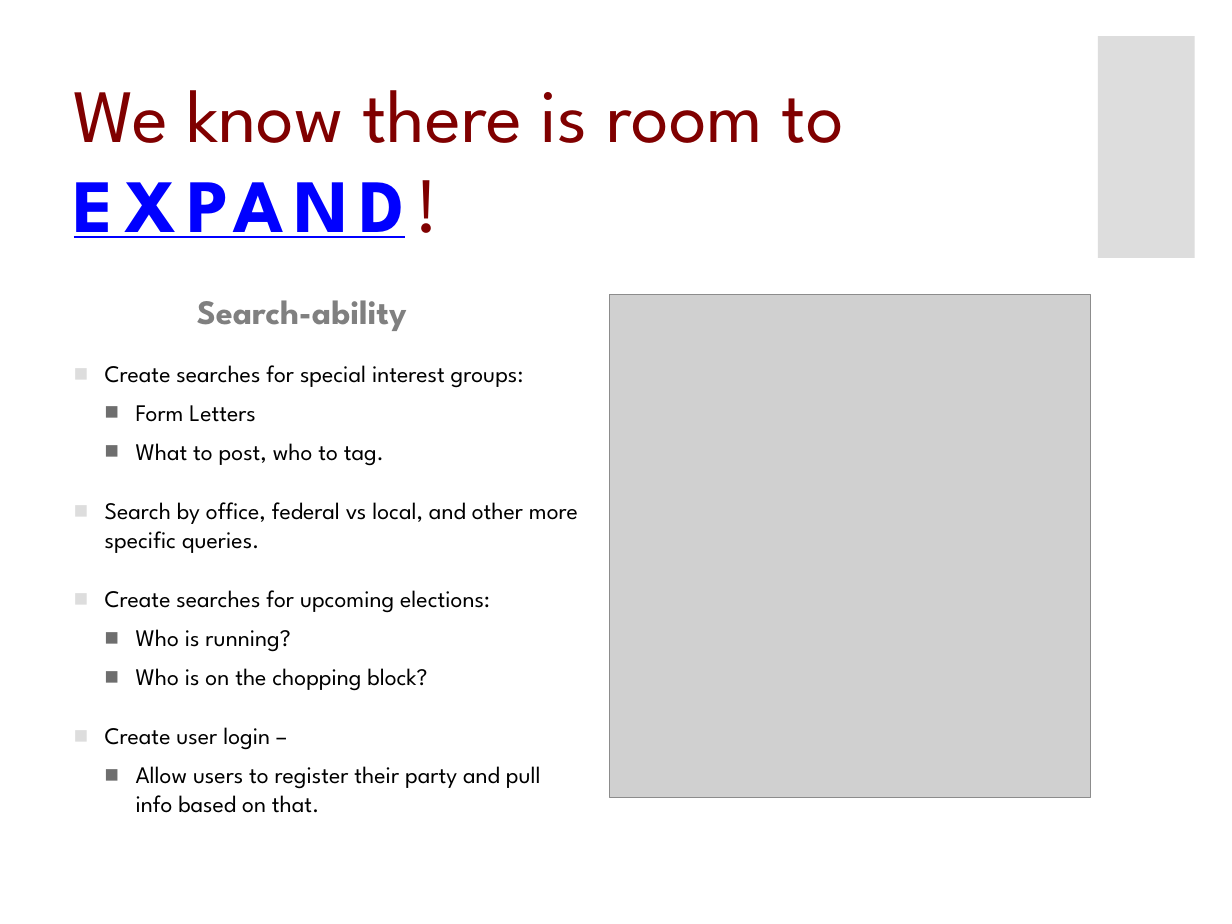
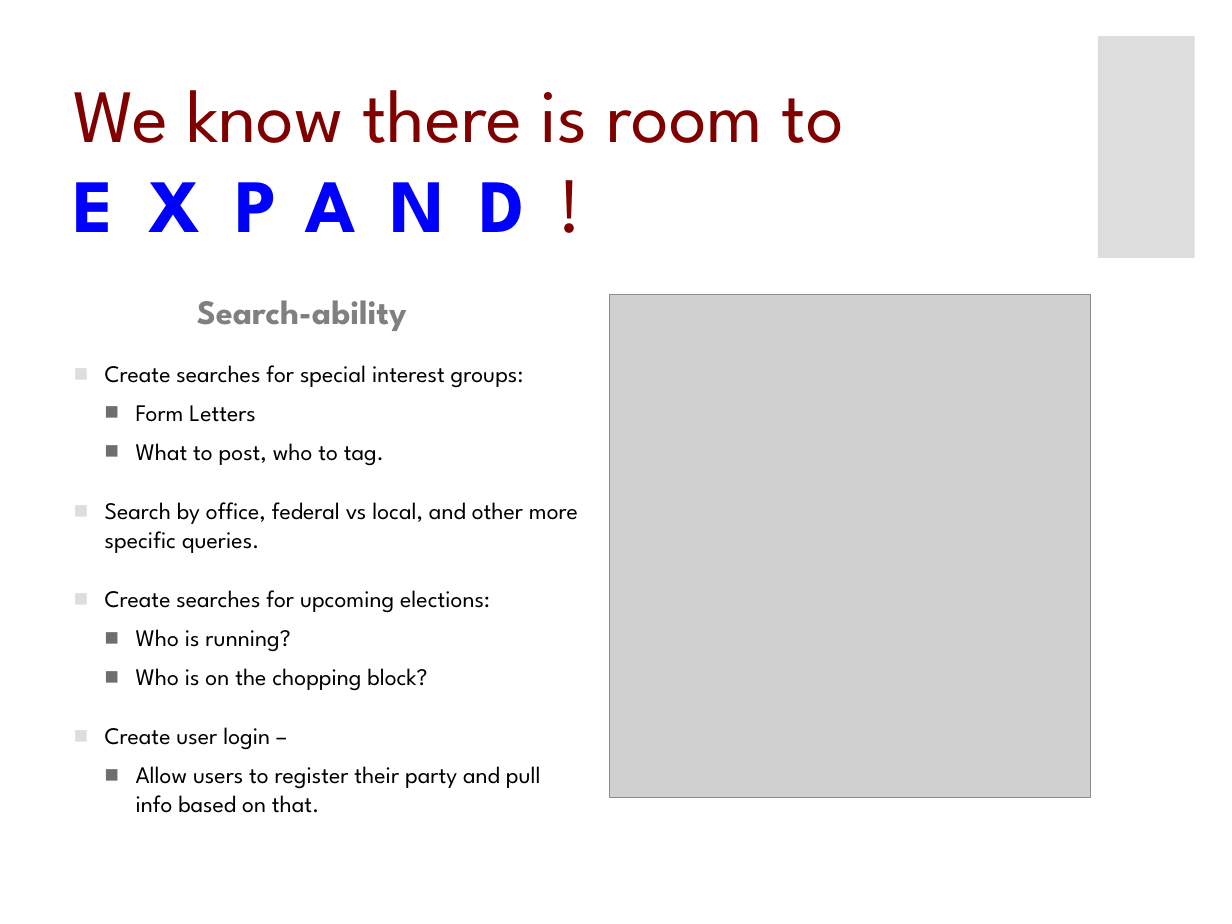
Before and after one commit to justbbarnett/politiscape, a slide deck: slide 21 of assets/presentation/politiscape.pptx (slide 23 before the commit). Drawn at 1232x924 pixels with LibreOffice and Linux fonts; fonts in the diff are those of the drawing; grey boxes stand for pictures. Boxes give left, top, right and bottom in pixels: in the first picture for what was removed or moved away, otherwise in the second. Text is boxed around its words. In the diff, an @@ line names an element or a change of style, - is before the commit and + after.

```diff
--- a/assets/presentation/politiscape.pptx
+++ b/assets/presentation/politiscape.pptx
@@ title "We know there is room ..." at (74,90,844,143): letter spacing 6 to 20 pt, underline off in "EXPAND!" @@
```
Also in this commit, not shown: 1 other slide changed, 1 slide removed, 1 other file.
